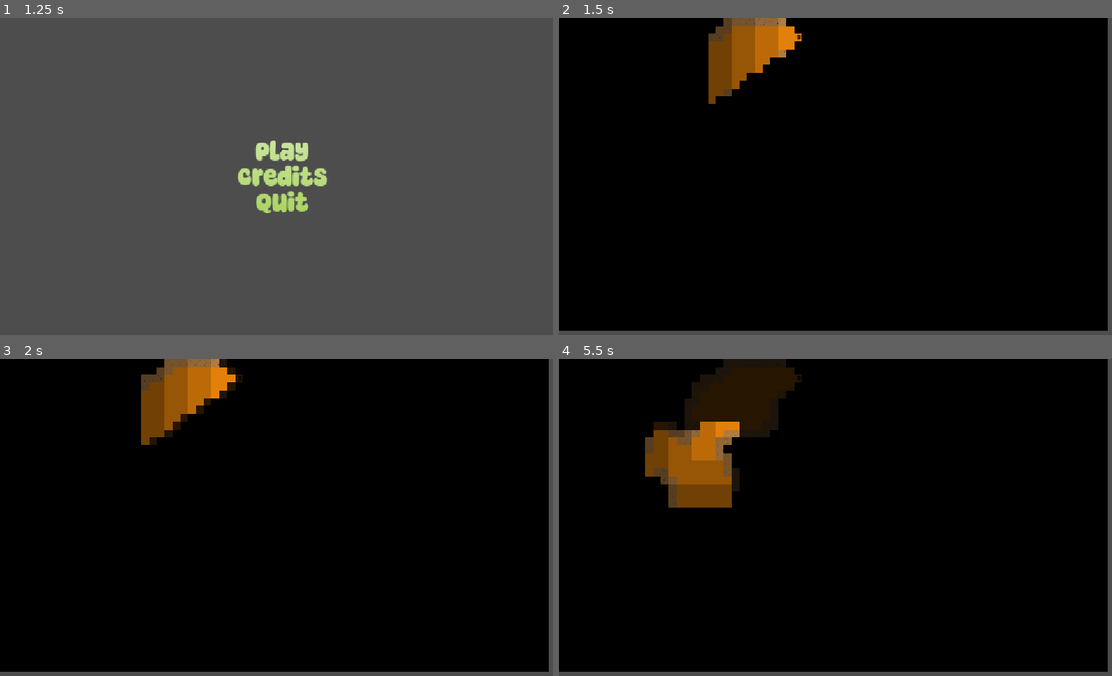
Above: before the commit, frames 1-4 (two rows, left to right).
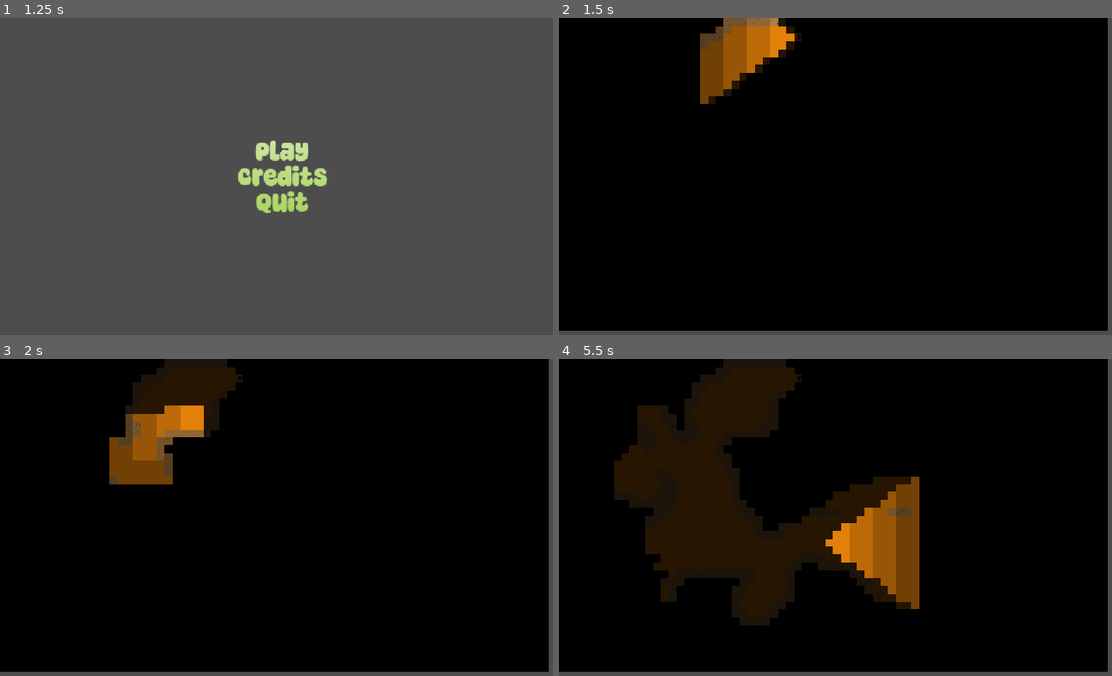
Above: after the commit, the same moments.

Repository: Habidakus/wild-jam-98-signal
Game: Godot game, scene res://scenes/main.tscn
Same seed, same stepped clock (60 frames per second), same inputs: the game is played once before the commit and once after it.
Inputs (mouse positions are in pixels of both pictures, inside the frame that each line leads up to):
- Up to frame 1 (1.25 s): tap Enter at 0.5 s; move the mouse to (403, 160) at 0.52 s; click (403, 160) at 0.67 s
- Up to frame 2 (1.5 s): click "Play" at 1.25 s
- Up to frame 3 (2 s): no input
- Up to frame 4 (5.5 s): move the mouse to (730, 533) at 2.02 s; click (730, 533) at 2.17 s; move the mouse to (896, 447) at 2.77 s; click (896, 447) at 2.92 s; move the mouse to (813, 580) at 3.52 s; click (813, 580) at 3.67 s; move the mouse to (1012, 565) at 4.27 s; click (1012, 565) at 4.42 s; move the mouse to (669, 469) at 5.02 s; click (669, 469) at 5.17 s

Frame 1 is identical in both runs. In frame 2, 1.5% of the frame differs, in the area x 25-44%, y 0-28%; in frame 3, 5.4%; in frame 4, 19%, in the area x 9-66%, y 14-84%.

Commit message:
Added frogman hop ability

Diff:
--- /dev/null
+++ b/data/abilities/hop_frogman.tres
@@ -0,0 +1,11 @@
+[gd_resource type="Resource" script_class="Ability" format=3 uid="uid://gri8rt877fo2"]
+
+[ext_resource type="Script" uid="uid://cikj2phnxdvs6" path="res://scripts/resources/ability.gd" id="1_j4sp0"]
+
+[resource]
+script = ExtResource("1_j4sp0")
+ability_name = "Hop"
+target = 1
+range = 3
+mechanism = 4
+metadata/_custom_type_script = "uid://cikj2phnxdvs6"
--- a/data/units/frogman.tres
+++ b/data/units/frogman.tres
@@ -2,13 +2,14 @@
 
 [ext_resource type="Script" uid="uid://cikj2phnxdvs6" path="res://scripts/resources/ability.gd" id="1_fhhlg"]
 [ext_resource type="Script" uid="uid://cobklneaf4pkw" path="res://scripts/resources/unit.gd" id="1_p4fxc"]
-[ext_resource type="Resource" uid="uid://ej4m7axlxbbb" path="res://data/abilities/lantern_stun.tres" id="2_bf1b7"]
+[ext_resource type="Resource" uid="uid://ej4m7axlxbbb" path="res://data/abilities/lantern.tres" id="2_bf1b7"]
 [ext_resource type="Resource" uid="uid://cfml25su7geis" path="res://data/abilities/walk_frogman.tres" id="3_h3tqq"]
+[ext_resource type="Resource" uid="uid://gri8rt877fo2" path="res://data/abilities/hop_frogman.tres" id="4_bf1b7"]
 
 [resource]
 script = ExtResource("1_p4fxc")
 unit_name = "Frogman"
 action_points = 2
 unit_side = 1
-abilities = Array[ExtResource("1_fhhlg")]([ExtResource("2_bf1b7"), ExtResource("3_h3tqq")])
+abilities = Array[ExtResource("1_fhhlg")]([ExtResource("2_bf1b7"), ExtResource("3_h3tqq"), ExtResource("4_bf1b7")])
 metadata/_custom_type_script = "uid://cobklneaf4pkw"
--- a/scripts/resources/ability.gd
+++ b/scripts/resources/ability.gd
@@ -1,7 +1,7 @@
 class_name Ability extends Resource
 
 enum AbilityTarget { UNDEFINED, SELF, ALLY, FOE }
-enum AbilityMechanism { UNDEFINED, DAMAGE, PULL, WALK, HOP, FLY, LANTERN }
+enum AbilityMechanism { UNDEFINED, DAMAGE, PULL, WALK, HOP, FLY, ILLUMINATE }
 
 @export var ability_name: String
 @export var ap_cost: int = 1
--- a/scripts/sms_play.gd
+++ b/scripts/sms_play.gd
@@ -1,6 +1,6 @@
 class_name Play extends StateMachineState
 
-const _footstep_time: float = 0.5
+const _footstep_time: float = 0.125
 var _seen_cells: Dictionary[int,bool] = {}
 var _walls: Dictionary[int, bool] = {}
 var _max_x: int = 70
Renamed: data/abilities/lantern_stun.tres -> data/abilities/lantern.tres
